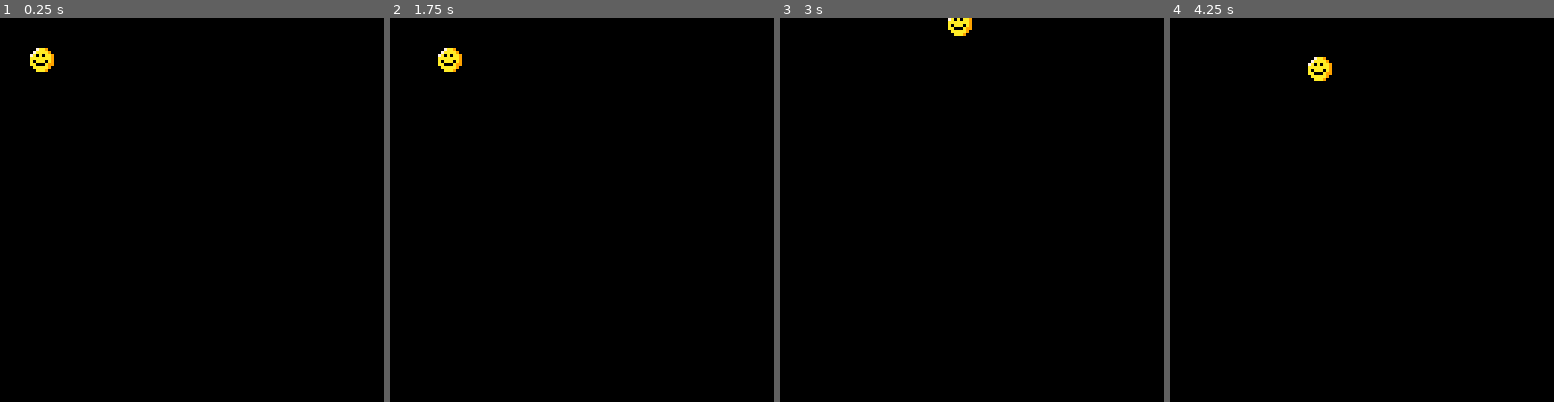
Above: before the commit, frames 1-4 (left to right).
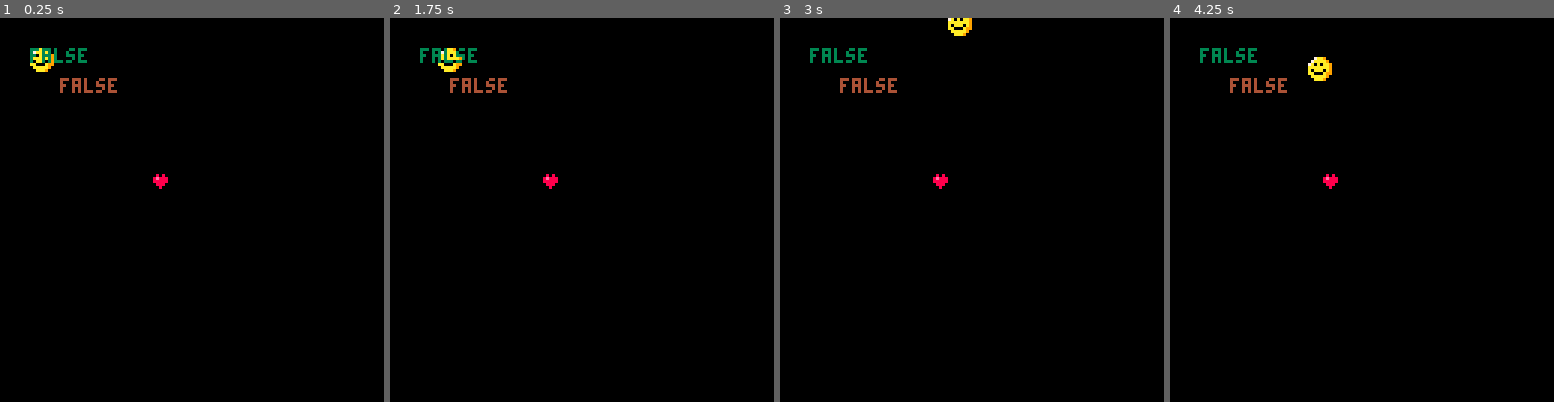
Above: after the commit, the same moments.

Repository: han-sen/pico-8-tests
Game: PICO-8 cartridge test.p8
Two runs of this game, one before a commit and one after it. Both use one fixed random seed, a clock stepped at 60 frames per second and the inputs below.
Inputs:
- Up to frame 1 (0.25 s): no input
- Up to frame 2 (1.75 s): hold Right from 1.6 s (still down)
- Up to frame 3 (3 s): release Right at 2.1 s; hold Up 2.15-2.42 s; hold Right from 2.47 s (still down)
- Up to frame 4 (4.25 s): release Right at 3.03 s; hold Left 3.08-3.58 s; hold Down 3.63-3.97 s; hold Right from 4.02 s (still down)

The runs differ from the first frame. In frame 1, 0.7% of the frame differs, in the area x 7-44%, y 7-45%; in frame 2, 0.7%; in frame 3, 0.7%; in frame 4, 0.7%.

Commit message:
added collision detection

Diff:
--- a/test.p8
+++ b/test.p8
@@ -2,14 +2,18 @@
 version 29
 __lua__
 local player
+local heart
+local score
 
 function _init()
+	score = 0
     player = {
         x = 10,
         y = 10,
-        color = 8,
-		name = "dude",
 		speed = 1.5,
+		width = 8,
+		height = 8,
+		is_collecting = false,
 		draw=function(self)
 			spr(1, self.x,self.y)
 		end,
@@ -26,24 +30,54 @@
 			if btn(2) then
 				self.y -= self.speed
 			end
+		end,
+		check_for_collision=function(self,heart)
+			local player_top = self.y
+			local player_bottom = self.y + self.height
+			local player_left = self.x
+			local player_right = self.x + self.width
+
+			local heart_top = heart.y
+			local heart_bottom = heart.y + heart.height
+			local heart_left = heart.x
+			local heart_right = heart.x + heart.width
+
+			return player_left < heart_left and heart_left < player_right and player_top < heart_top and heart_top < player_bottom
 		end
-    }
+	}
+	heart = {
+        x = 50,
+		y = 50,
+		width = 8,
+		height = 8,
+		is_collected=false,
+		draw=function(self)
+			spr(2, self.x,self.y)
+		end,
+	}
 end
 
 function _update()
 	player:update()
+	player:check_for_collision(heart)
 end
 
 function _draw()
 	cls()
+	if not heart.is_collected then
+		heart:draw()
+	end
 	player:draw()
+	print(player.is_collecting,10,10, 3)
+	print(player:check_for_collision(heart),20,20, 4)
+
 end
 
 __gfx__
 00000000007aa9000000000000000000000000000000000000000000000000000000000000000000000000000000000000000000000000000000000000000000
 0000000007aaaa900000000000000000000000000000000000000000000000000000000000000000000000000000000000000000000000000000000000000000
 007007007a0a0aa90080800000000000000000000000000000000000000000000000000000000000000000000000000000000000000000000000000000000000
-00077000aaaaaaa90e88880000000000000000000000000000000000000000000000000000000000000000000000000000000000000000000000000000000000
+00077000aaaaaaa908e8880000000000000000000000000000000000000000000000000000000000000000000000000000000000000000000000000000000000
 00077000a0aaa0a90888880000000000000000000000000000000000000000000000000000000000000000000000000000000000000000000000000000000000
 00700700aa000a990088800000000000000000000000000000000000000000000000000000000000000000000000000000000000000000000000000000000000
 000000000aaaaa900008000000000000000000000000000000000000000000000000000000000000000000000000000000000000000000000000000000000000
